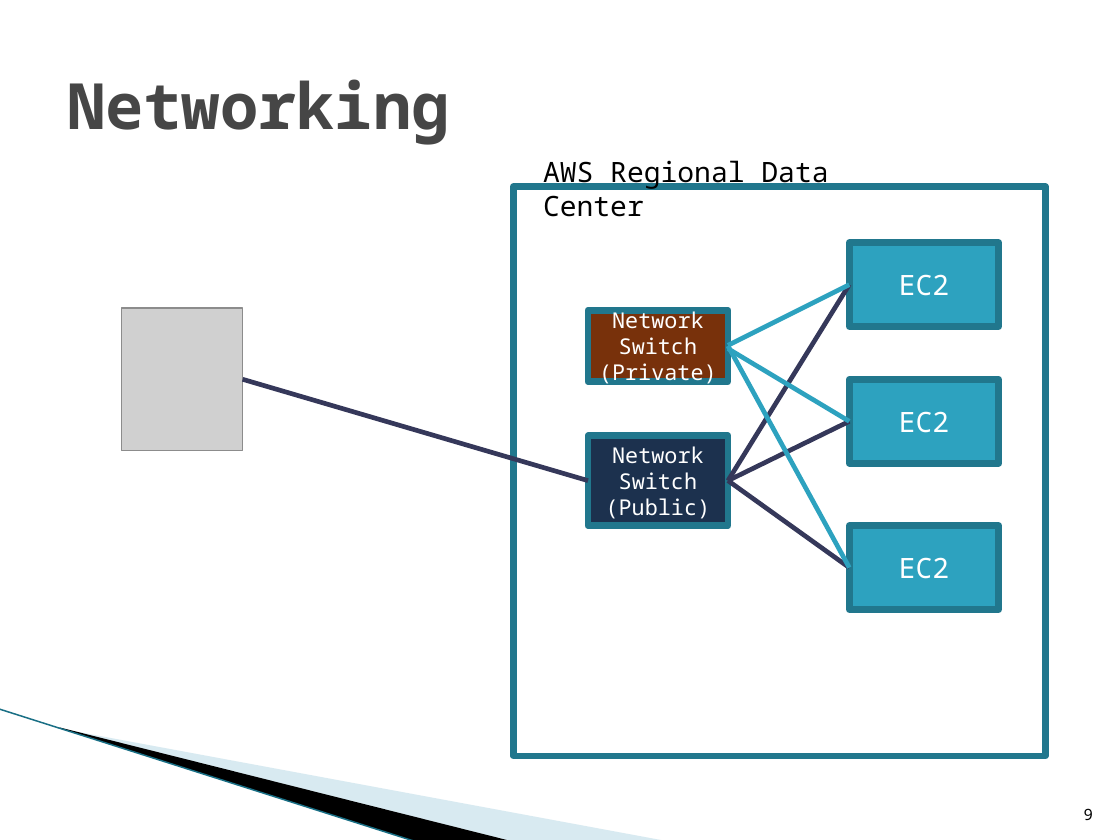
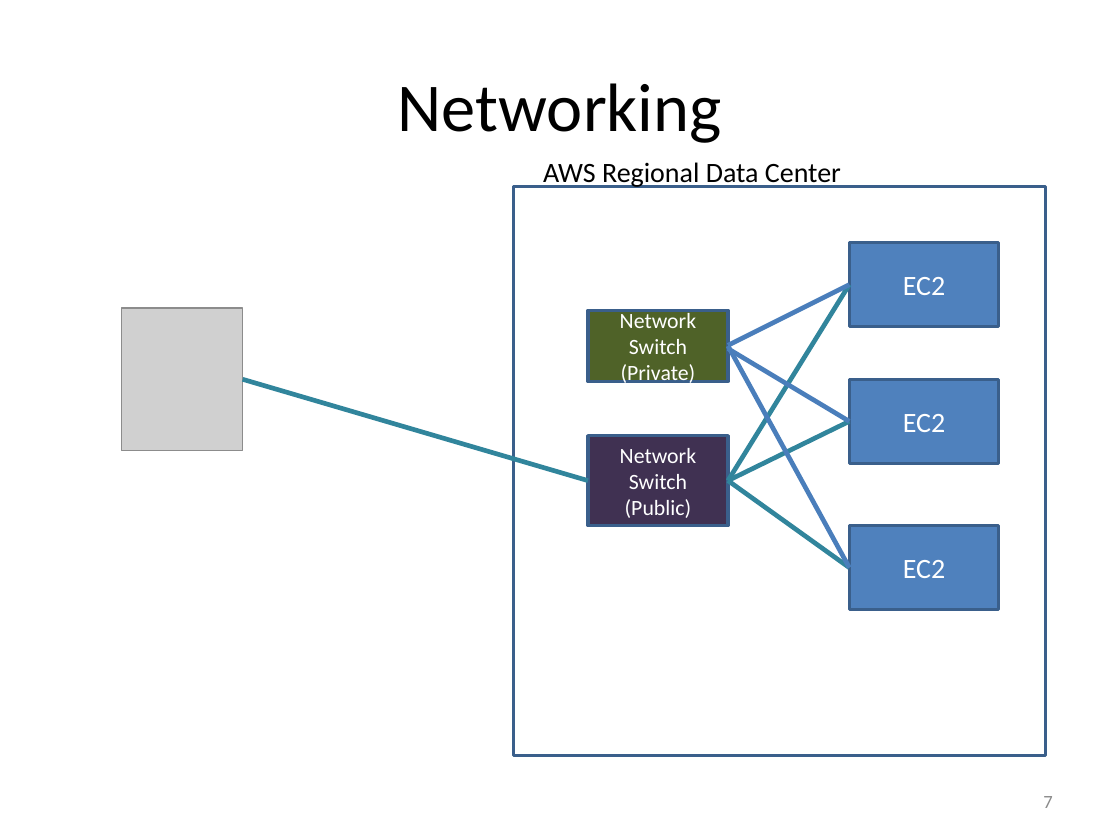
Before and after one commit to dgadiraju/code, a slide deck: slide 7 of hadoop/administration/cloudera/ppts/02AmazonWebServices.pptx (slide 9 before the commit). Drawn at 1120x840 pixels with LibreOffice and Linux fonts; fonts in the diff are those of the drawing; grey boxes stand for pictures; background and template pictures are left out. Boxes give left, top, right and bottom in pixels: in the first picture for what was removed or moved away, otherwise in the second. Text is boxed around its words. In the diff, an @@ line names an element or a change of style, - is before the commit and + after.

```diff
--- a/hadoop/administration/cloudera/ppts/02AmazonWebServices.pptx
+++ b/hadoop/administration/cloudera/ppts/02AmazonWebServices.pptx
@@ title "Networking" at bbox=[398, 83, 722, 143]: size 41 to 44 pt, font Noto Sans Mono to Calibri, text colour #464646 to #000000, bold off; alignment left to centre @@
@@ text "AWS Regional Data Center" at bbox=[543, 162, 841, 188]: font Noto Sans Mono to Calibri @@
@@ rectangle at bbox=[513, 187, 1045, 756]: outline #21788D 4.33 pt to #3A5F8C 2 pt @@
@@ line (849, 284) - (728, 480): stroke #35385A 3 pt to #31859C 3 pt @@
@@ line (849, 284) - (728, 345): stroke #2DA2BF 3 pt to #4B7EBC 3 pt @@
@@ rectangle "Network Switch" at bbox=[588, 310, 728, 382]: font Noto Sans Mono to Calibri; fill #78310B to #4F6228; outline #21788D 4.33 pt to #3A5F8C 2 pt @@
@@ line (728, 348) - (849, 421): stroke #2DA2BF 3 pt to #4B7EBC 3 pt @@
@@ line (728, 346) - (849, 568): stroke #2DA2BF 3 pt to #4B7EBC 3 pt @@
@@ line (243, 380) - (588, 480): stroke #35385A 3 pt to #31859C 3 pt @@
@@ rectangle "Network Switch" at bbox=[588, 436, 728, 525]: font Noto Sans Mono to Calibri; fill #1C314E to #403152; outline #21788D 4.33 pt to #3A5F8C 2 pt @@
@@ line (849, 421) - (728, 480): stroke #35385A 3 pt to #31859C 3 pt @@
@@ line (849, 568) - (728, 480): stroke #35385A 3 pt to #31859C 3 pt @@
@@ font Noto Sans Mono to Calibri; fill #2DA2BF to #4F81BD; outline #21788D 4.33 pt to #3A5F8C 2 pt in 3 elements at bbox=[849, 243, 998, 327], bbox=[849, 380, 998, 464], bbox=[849, 525, 998, 609] @@
@@ freeform shape removed at bbox=[87, 613, 553, 790] @@
@@ freeform shape removed at bbox=[0, 709, 459, 812] @@
@@ line removed from (0, 709) to (416, 840) @@
@@ page number added at bbox=[1043, 796, 1052, 808], 12 pt, text #8C8C8C @@
+7
@@ page number removed at bbox=[1084, 808, 1093, 820] @@
-9
```
Also in this commit, not shown: 16 other slides changed, 3 slides added, 1 slide removed, 25 other files.
